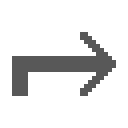
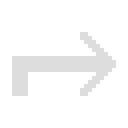
Revision of a layered 128×128 image; what changed, layer by layer:
painted on "Layer" over bbox(12, 32, 116, 96)
